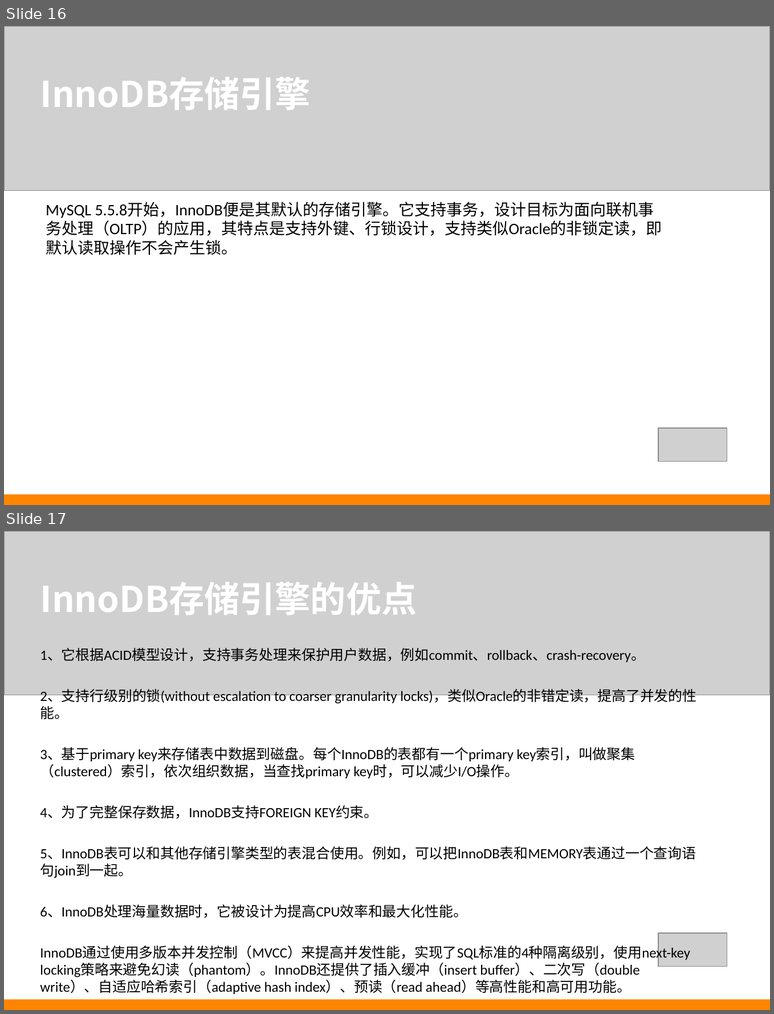
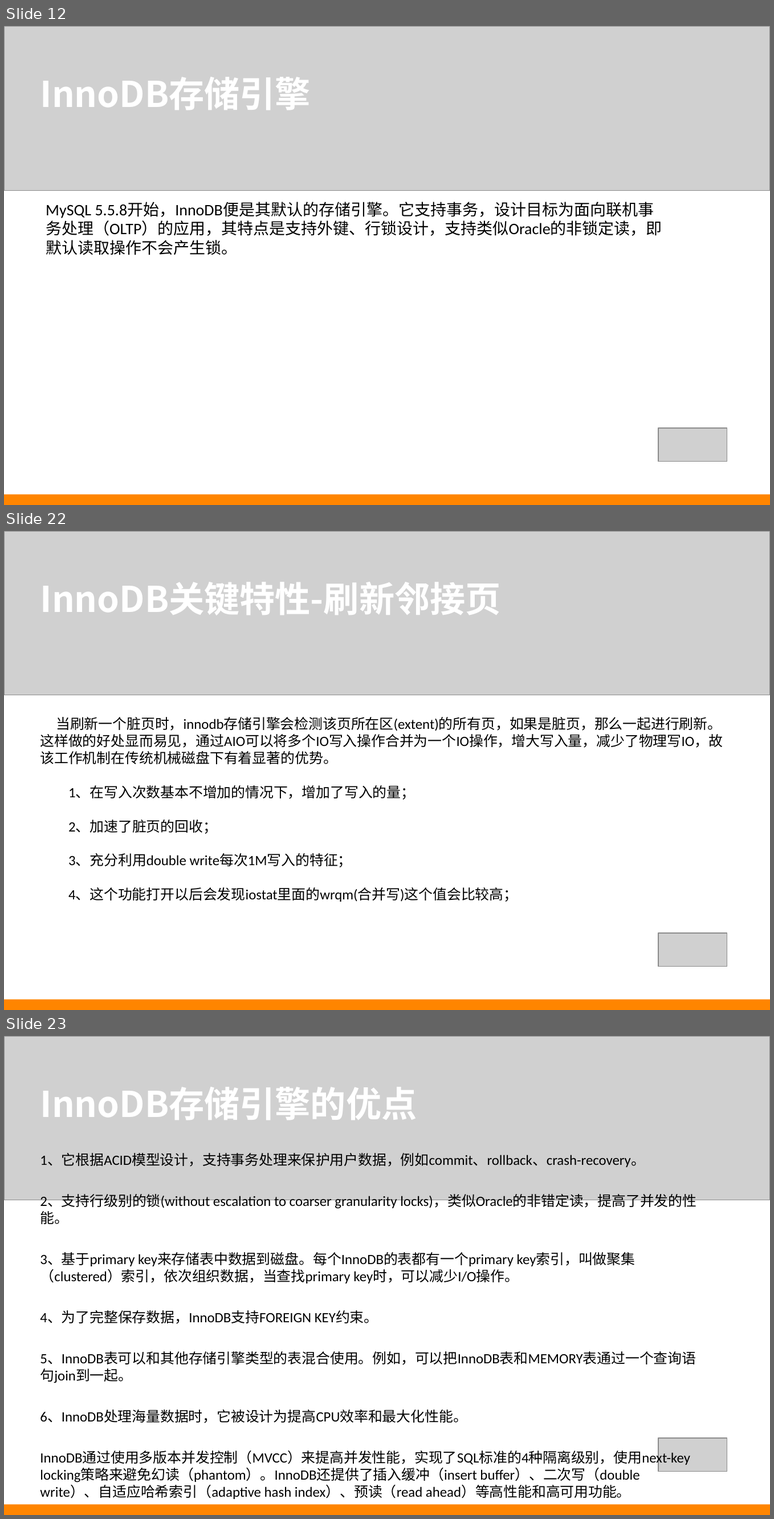
Before and after one commit to iez1784/mysql, a slide deck: ppt/Mysql_InnoDB.ppt. Shown one above the other, each under a label of ours: slides 16 and 17 before the commit, slides 12, 22 and 23 after it; the slides between them are not shown. The pictures are 774x1014 and 774x1519 pixels, drawn with LibreOffice and Linux fonts; fonts in the diff are those of the drawing; grey boxes stand for pictures. Boxes give left, top, right and bottom in pixels: in the first picture for what was removed or moved away, otherwise in the second. Text is boxed around its words. In the diff, an @@ line names an element or a change of style, - is before the commit and + after.

```diff
--- a/ppt/Mysql_InnoDB.ppt
+++ b/ppt/Mysql_InnoDB.ppt
@@ slide 22 added at box(4, 531, 770, 1010), background #FFFFFF @@
@@ picture added at box(4, 531, 770, 695) @@
@@ text added at box(40, 582, 500, 615), 40 pt, text #FFFFFF, bold @@
+InnoDB关键特性-刷新邻接页
@@ text added at box(40, 717, 723, 901), 16 pt, text #000000 @@
+当刷新一个脏页时，innodb存储引擎会检测该页所在区(extent)的所有页，如果是脏页，那么一起进行刷新。这样做的好处显而易见，通过AIO可以将多个IO写入操作合并为一个IO操作，增大写入量，减少了物理写IO，故该工作机制在传统机械磁盘下有着显著的优势。
+1、在写入次数基本不增加的情况下，增加了写入的量；
+2、加速了脏页的回收；
+3、充分利用double write每次1M写入的特征；
+4、这个功能打开以后会发现iostat里面的wrqm(合并写)这个值会比较高；
@@ picture added at box(658, 933, 727, 967) @@
@@ rectangle added at box(4, 999, 770, 1010), fill #FF8500 @@
@@ what was slide 16 is now slide 12 @@
@@ what was slide 17 is now slide 23 @@
```
Also in this commit, not shown: 1 slide changed, 10 other slides added, 5 slides removed.
